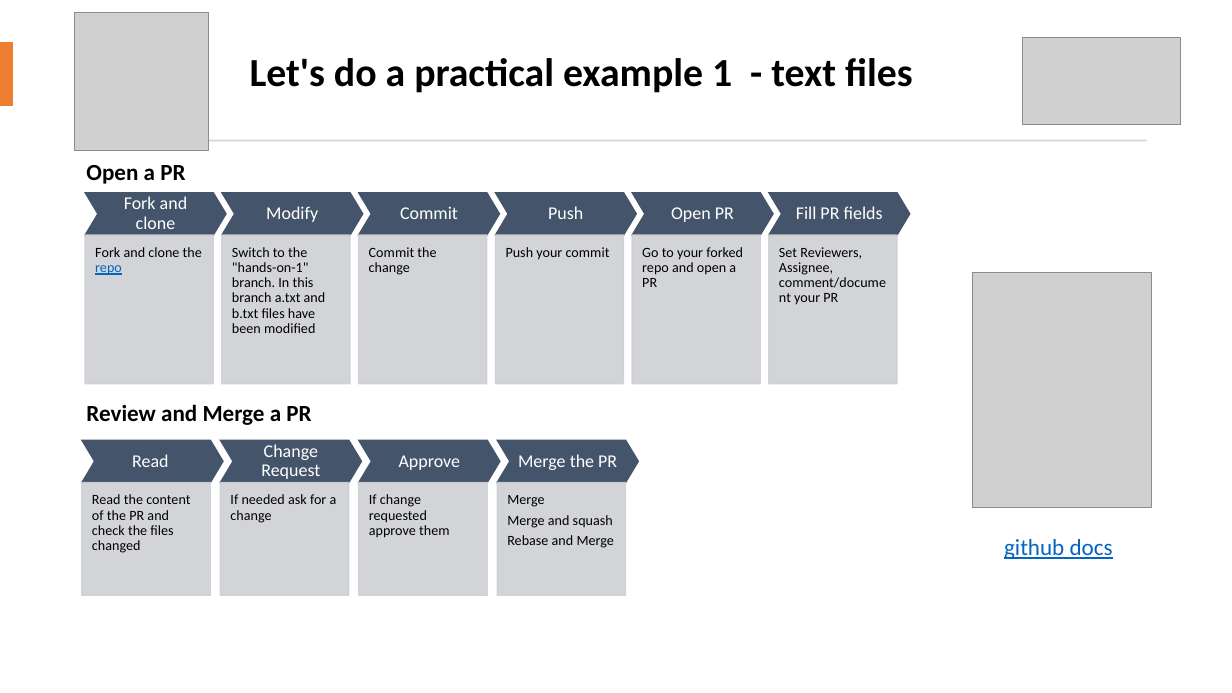
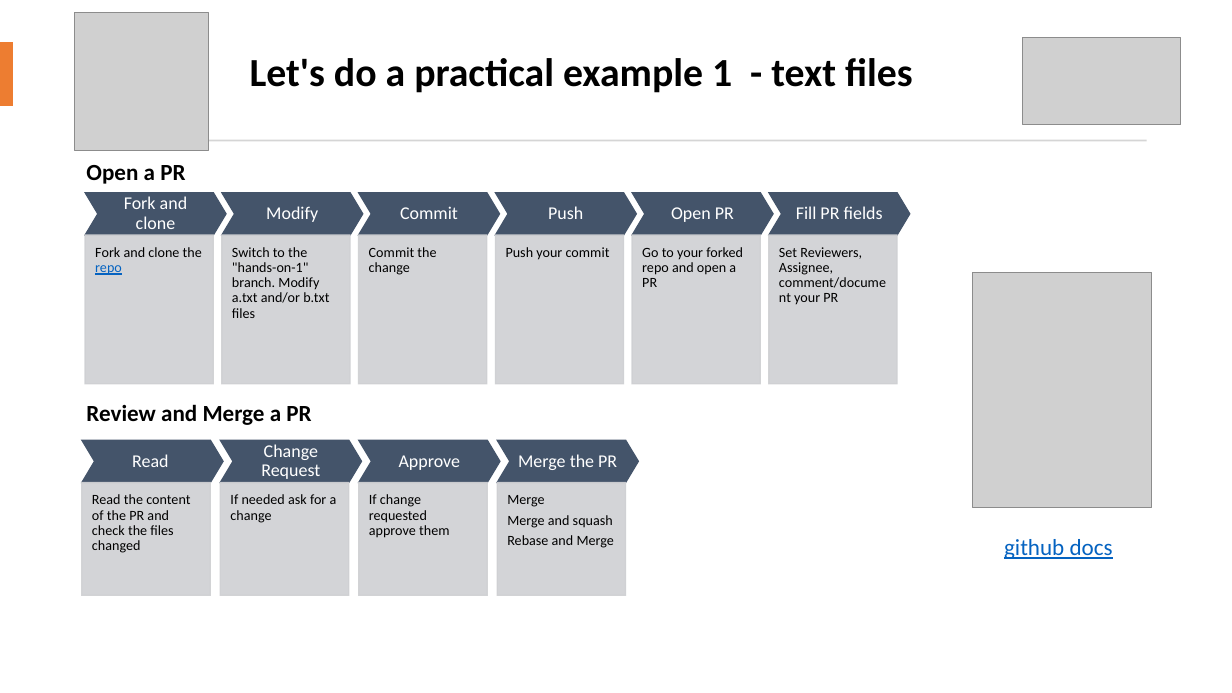
Before and after one commit to icub-tech-iit/training-pull-requests, a slide deck: slide 6 of training-pull-requests.pptx. Drawn at 1232x693 pixels with LibreOffice and Linux fonts; fonts in the diff are those of the drawing; grey boxes stand for pictures. Boxes give left, top, right and bottom in pixels: in the first picture for what was removed or moved away, otherwise in the second. Text is boxed around its words. In the diff, an @@ line names an element or a change of style, - is before the commit and + after.

```diff
--- a/training-pull-requests.pptx
+++ b/training-pull-requests.pptx
@@ text at (x1=232, y1=247, x2=329, y2=318): text changed @@
-Switch to the "hands-on-1" branch. In this branch a.txt and b.txt files have been modified
+Switch to the "hands-on-1" branch. Modify a.txt and/or b.txt files
```
Also in this commit, not shown: 2 other slides changed.
